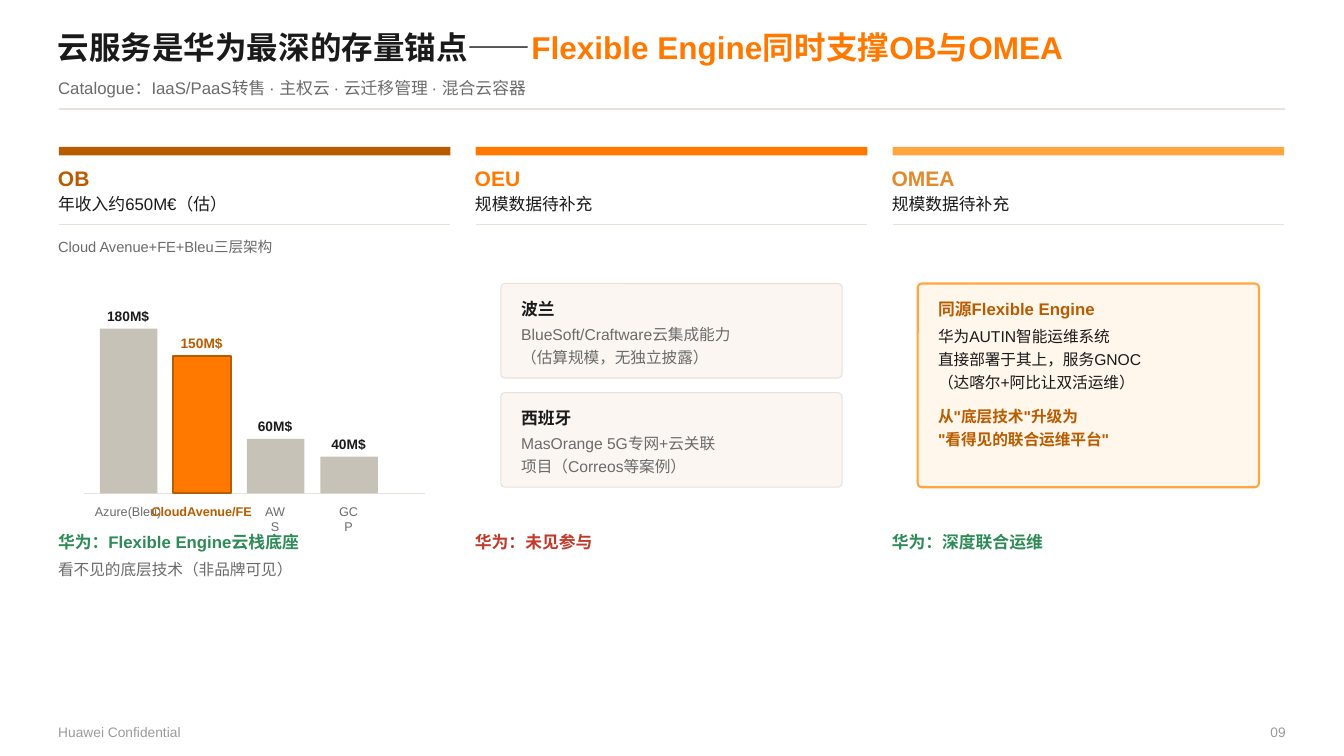
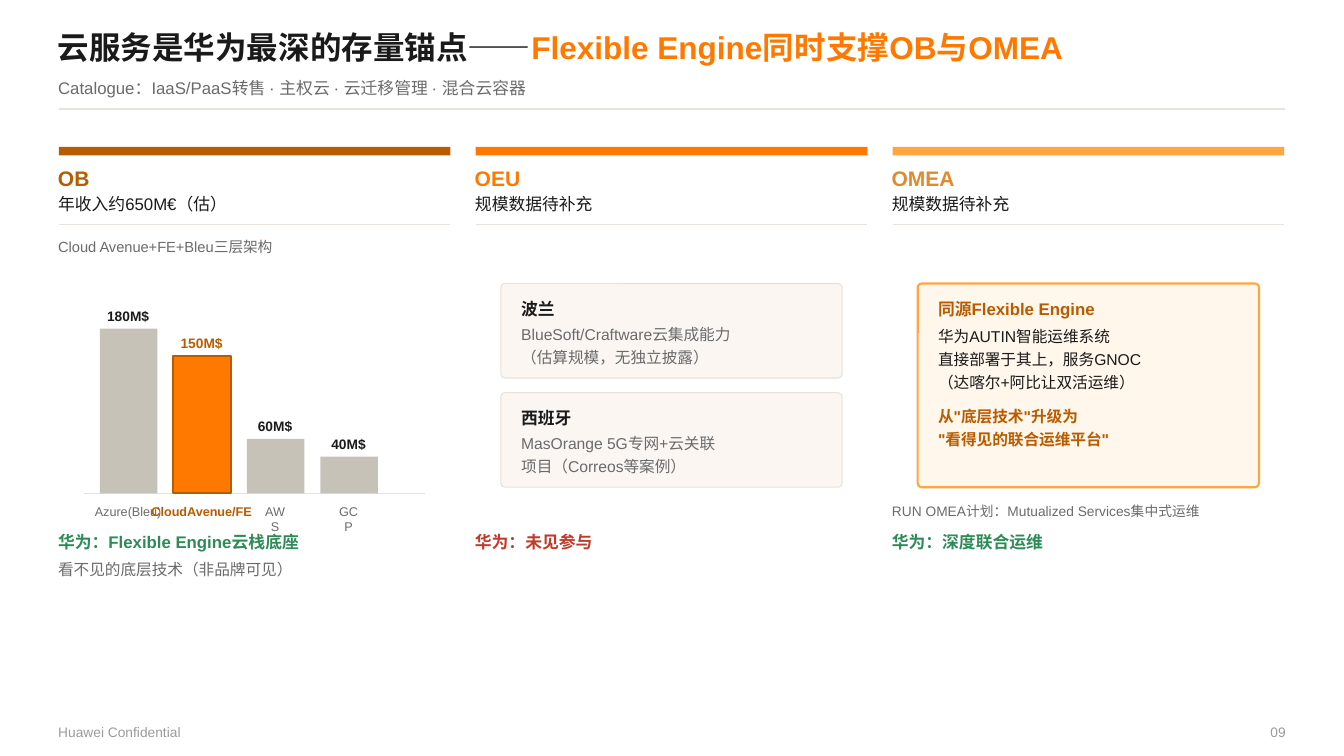
Before and after one commit to Chaoding1215/Claude, a slide deck: slide 9 of reference/Orange Business 三大区域B2B业务洞察 20260703.pptx. Drawn at 1344x756 pixels with LibreOffice and Linux fonts; fonts in the diff are those of the drawing. Boxes give left, top, right and bottom in pixels: in the first picture for what was removed or moved away, otherwise in the second. Text is boxed around its words. In the diff, an @@ line names an element or a change of style, - is before the commit and + after.

```diff
--- a/reference/Orange Business 三大区域B2B业务洞察 20260703.pptx
+++ b/reference/Orange Business 三大区域B2B业务洞察 20260703.pptx
@@ text added at bbox=[892, 505, 1200, 517], 9.8 pt, text #6B6B6B @@
+RUN OMEA计划：Mutualized Services集中式运维
```
Also in this commit, not shown: 8 other slides changed, 1 slide added, 1 slide removed, 1 other file.
